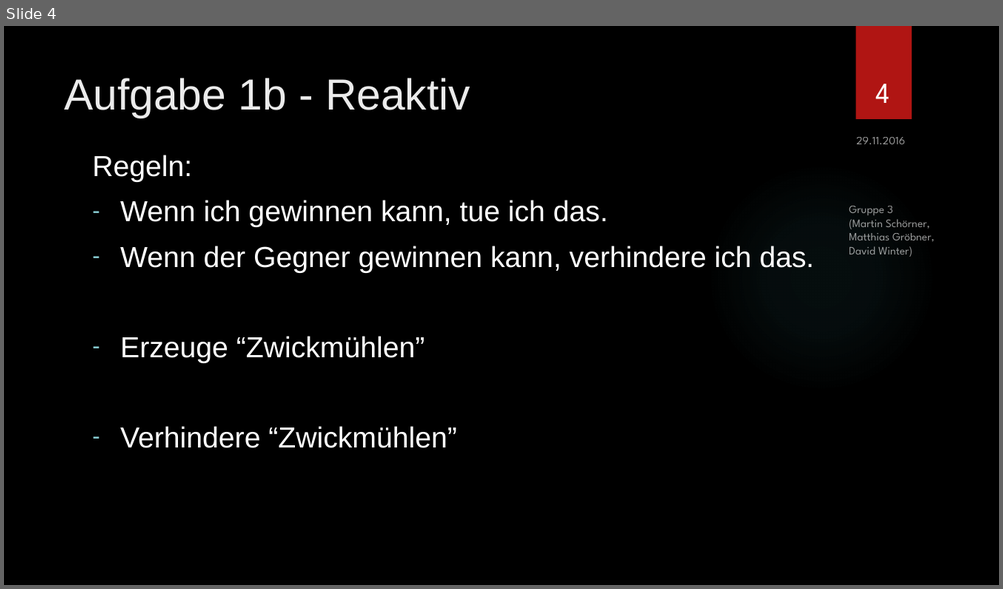
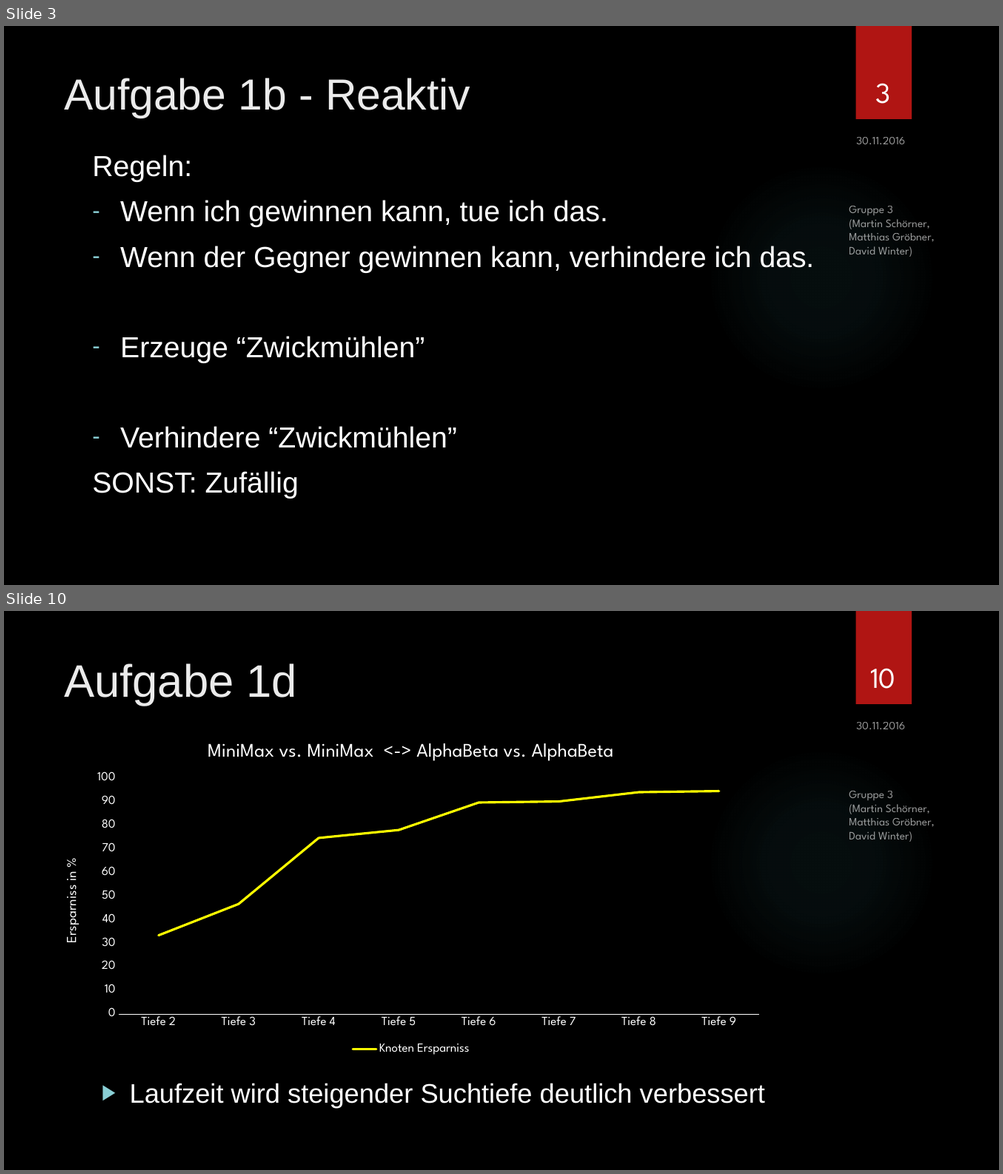
Before and after one commit to SOAS-Uni-Augsburg/ws16-17-group-03, a slide deck: Blatt-06/Präsentation.pptx. Shown one above the other, each under a label of ours: slide 4 before the commit, slides 3 and 10 after it; the slides between them are not shown. The pictures are 1003x589 and 1003x1174 pixels, drawn with LibreOffice and Linux fonts; fonts in the diff are those of the drawing; background and template pictures are left out. Boxes give left, top, right and bottom in pixels: in the first picture for what was removed or moved away, otherwise in the second. Text is boxed around its words. In the diff, an @@ line names an element or a change of style, - is before the commit and + after.

```diff
--- a/Blatt-06/Präsentation.pptx
+++ b/Blatt-06/Präsentation.pptx
@@ slide 10 added at bbox=[4, 611, 999, 1170], background picture (left out); not listed: 2 template elements that a slide beside it also shows @@
@@ title added at bbox=[64, 664, 297, 706], 44 pt, text #EBEBEB @@
+Aufgabe 1d
@@ page number added at bbox=[870, 668, 896, 689], 28 pt, text #FFFFFF @@
+10
@@ line chart added at bbox=[48, 729, 774, 1059] @@
+title "MiniMax vs. MiniMax  <-> AlphaBeta vs. AlphaBeta "
+categories: Tiefe 2, Tiefe 3, Tiefe 4, Tiefe 5, Tiefe 6, Tiefe 7, Tiefe 8, Tiefe 9
+Knoten Ersparniss: 33, 47, 75, 78, 90, 90, 94, 94
@@ text added at bbox=[856, 722, 905, 729], 11 pt, text #FFFFFF at 60% opacity @@
+30.11.2016
@@ text added at bbox=[848, 791, 934, 842], 11 pt, text #FFFFFF at 60% opacity @@
+Gruppe 3
+(Martin Schörner,
+Matthias Gröbner,
+David Winter)
@@ text added at bbox=[130, 1083, 765, 1108], 25.9 pt, text #FFFFFF @@
+▶ Laufzeit wird steigender Suchtiefe deutlich verbessert
@@ what was slide 4 is now slide 3 @@
@@ slide 3 changed as well @@
@@ page number at bbox=[875, 83, 890, 104]: text changed @@
-4
+3
@@ text at bbox=[856, 137, 905, 144]: text changed @@
-29.11.2016
+30.11.2016
@@ text at bbox=[92, 471, 299, 499]: paragraph added @@
+SONST: Zufällig
```
Also in this commit, not shown: 5 other slides changed, 11 other slides added, 2 slides removed, 9 other files.
